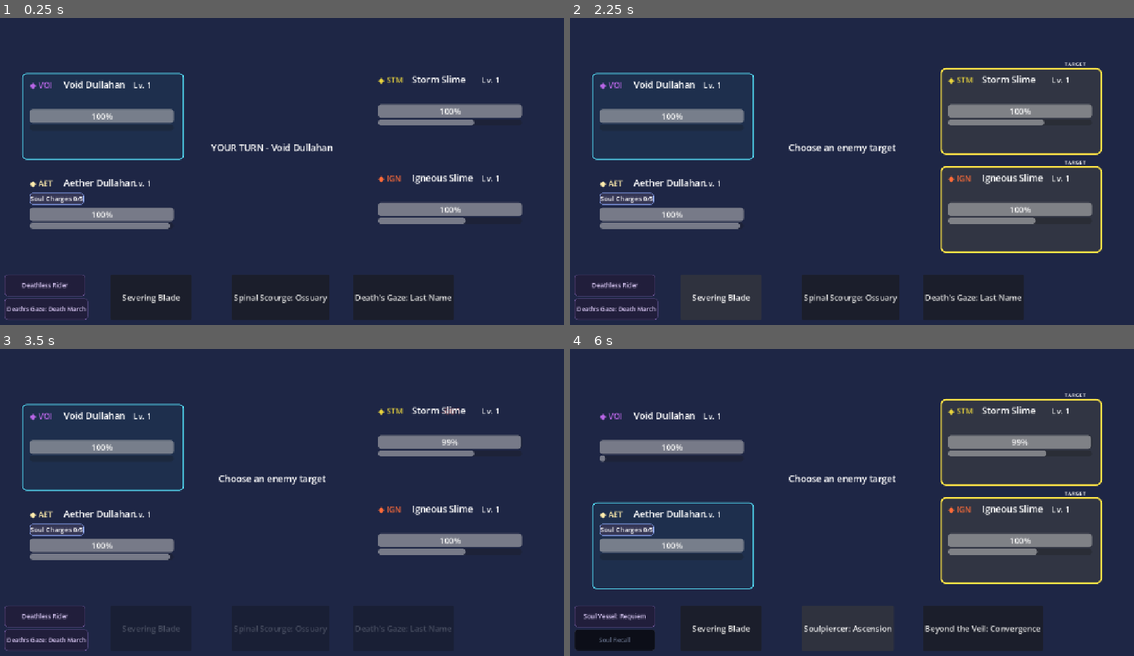
Above: before the commit, frames 1-4 (two rows, left to right).
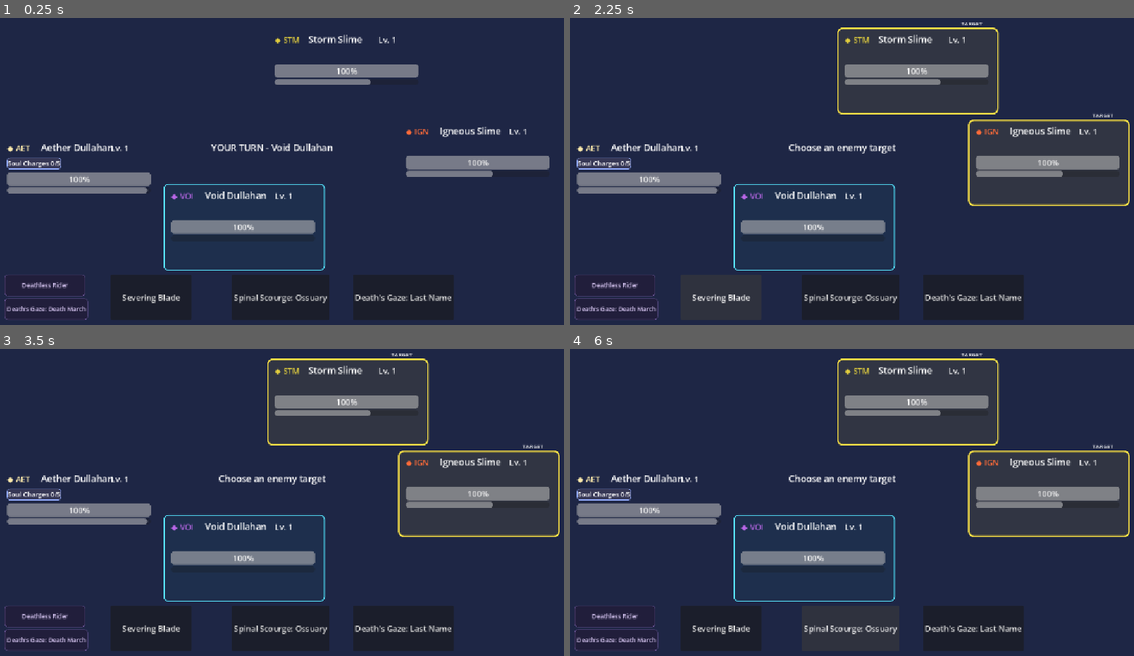
Above: after the commit, the same moments.

Repository: Akharyuu/monster-rpg
Game: Godot game, scene res://scenes/battle/battle_screen.tscn
Same seed, same stepped clock (60 frames per second), same inputs: the game is played once before the commit and once after it.
Inputs (mouse positions are in pixels of both pictures, inside the frame that each line leads up to):
- Up to frame 1 (0.25 s): no input
- Up to frame 2 (2.25 s): click "Deathless Rider" at 0.5 s; click "Death's Gaze: Death March" at 1.25 s; click "Severing Blade" at 2 s
- Up to frame 3 (3.5 s): click (451, 441) at 2.77 s
- Up to frame 4 (6 s): click (852, 628) at 3.5 s, where only the run after the commit has a clickable "Spinal Scourge: Ossuary"; click "Soul Vessel: Requiem" (after the commit: "Deathless Rider") at 4.25 s; click "Soul Recall" (after the commit: "Death's Gaze: Death March") at 5 s; click "Soulpiercer: Ascension" (after the commit: "Spinal Scourge: Ossuary") at 5.75 s

The runs differ from the first frame. In frame 1, 15% of the frame differs, in the area x 1-98%, y 5-83%; in frame 2, 17%; in frame 3, 16%; in frame 4, 18%, in the area x 0-100%, y 1-99%.

Commit message:
layout: position battle HUDs in opposing diagonal formations

Diff:
--- a/godot/scenes/battle/battle_screen.tscn
+++ b/godot/scenes/battle/battle_screen.tscn
@@ -24,31 +24,31 @@
 
 [node name="Ally HUD 1" parent="." instance=ExtResource("2")]
 layout_mode = 0
-offset_left = 70.0
-offset_top = 310.0
-offset_right = 390.0
-offset_bottom = 455.0
+offset_left = 25.0
+offset_top = 240.0
+offset_right = 345.0
+offset_bottom = 385.0
 
 [node name="Ally HUD 2" parent="." instance=ExtResource("2")]
 layout_mode = 0
-offset_left = 70.0
-offset_top = 115.0
-offset_right = 390.0
-offset_bottom = 260.0
+offset_left = 350.0
+offset_top = 335.0
+offset_right = 670.0
+offset_bottom = 480.0
 
 [node name="Enemy HUD 1" parent="." instance=ExtResource("2")]
 layout_mode = 0
-offset_left = 760.0
-offset_top = 105.0
-offset_right = 1080.0
-offset_bottom = 250.0
+offset_left = 555.0
+offset_top = 25.0
+offset_right = 875.0
+offset_bottom = 170.0
 
 [node name="Enemy HUD 2" parent="." instance=ExtResource("2")]
 layout_mode = 0
-offset_left = 760.0
-offset_top = 300.0
-offset_right = 1080.0
-offset_bottom = 445.0
+offset_left = 815.0
+offset_top = 207.0
+offset_right = 1135.0
+offset_bottom = 352.0
 
 [node name="Turn Label" type="Label" parent="."]
 layout_mode = 0
